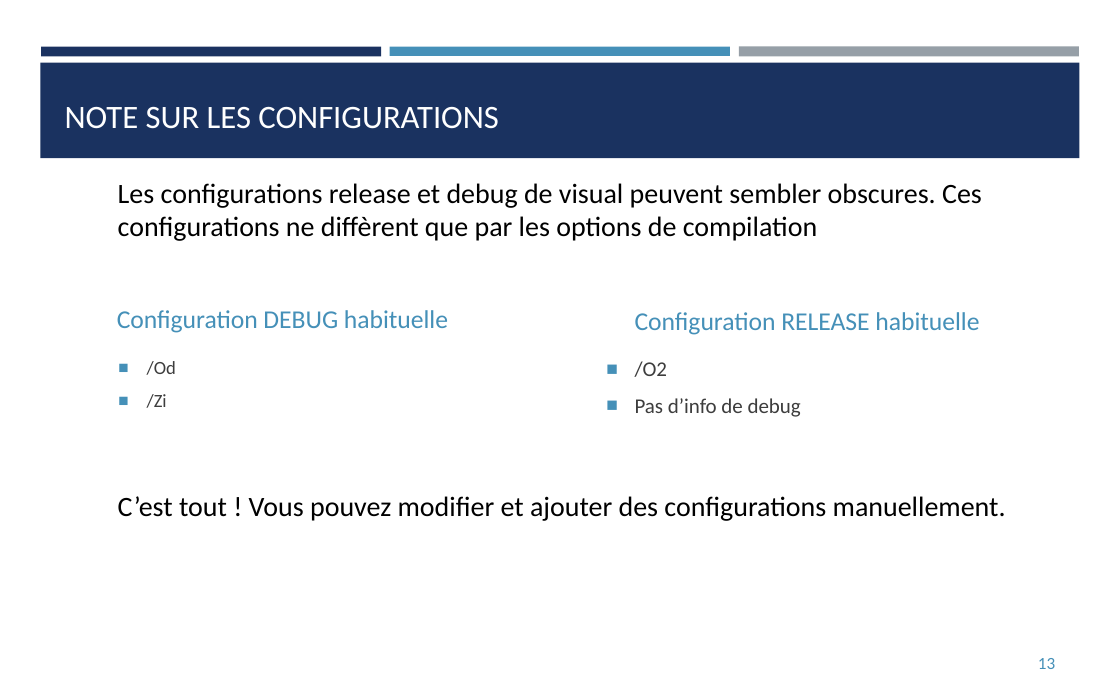
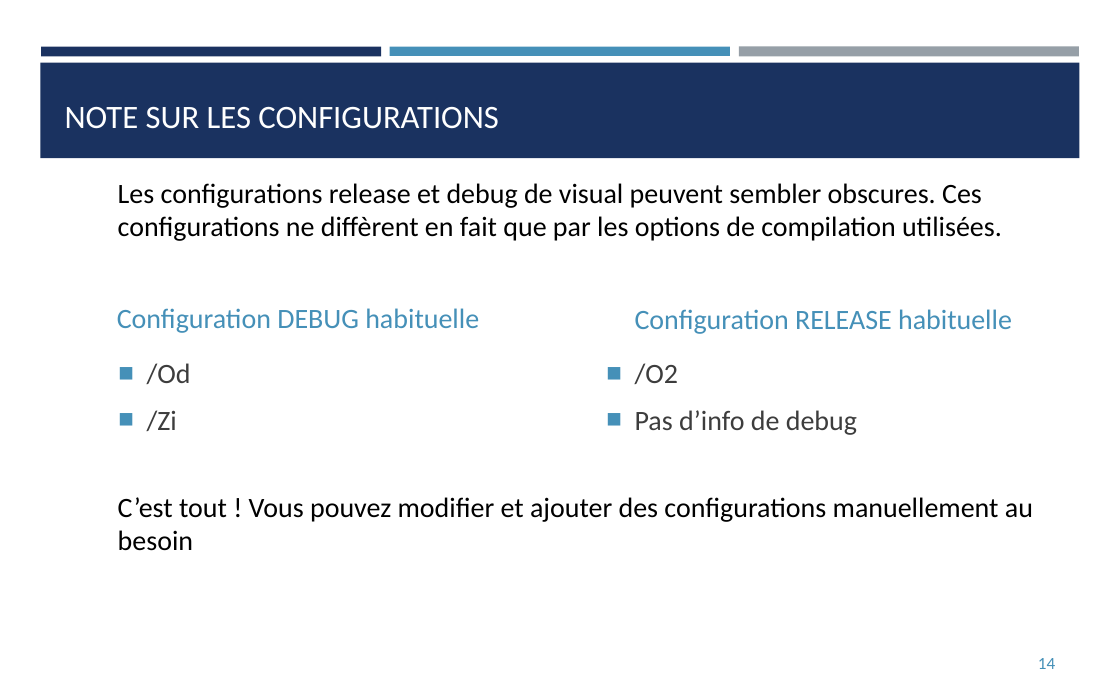
Before and after one commit to franckginguene/cpp_scalian, a slide deck: slide 14 of diapos/CPP_aprem.pptx (slide 13 before the commit). Drawn at 1120x700 pixels with LibreOffice and Linux fonts; fonts in the diff are those of the drawing. Boxes give left, top, right and bottom in pixels: in the first picture for what was removed or moved away, otherwise in the second. Text is boxed around its words. In the diff, an @@ line names an element or a change of style, - is before the commit and + after.

```diff
--- a/diapos/CPP_aprem.pptx
+++ b/diapos/CPP_aprem.pptx
@@ text at (118, 183, 1002, 241): text changed @@
-Les configurations release et debug de visual peuvent sembler obscures. Ces configurations ne diffèrent que par les options de compilation
+Les configurations release et debug de visual peuvent sembler obscures. Ces configurations ne diffèrent en fait que par les options de compilation utilisées.
@@ text "Configuration DEBUG habituelle" at (117, 308, 479, 333): size 16.5 to 18 pt @@
@@ text "Configuration RELEASE habituelle" at (635, 309, 1012, 334): size 16.5 to 18 pt @@
@@ text "/Od" at (147, 363, 191, 431): size 12 to 18 pt; more space between paragraphs @@
@@ text "/O2" at (635, 363, 857, 435): size 13.5 to 18 pt @@
@@ text at (118, 497, 1033, 551): text changed @@
-C’est tout ! Vous pouvez modifier et ajouter des configurations manuellement.
+C’est tout ! Vous pouvez modifier et ajouter des configurations manuellement au besoin
@@ page number at (1038, 658, 1055, 669): text changed @@
-13
+14
```
Also in this commit, not shown: 14 other slides changed, 2 slides added, 2 slides removed.
